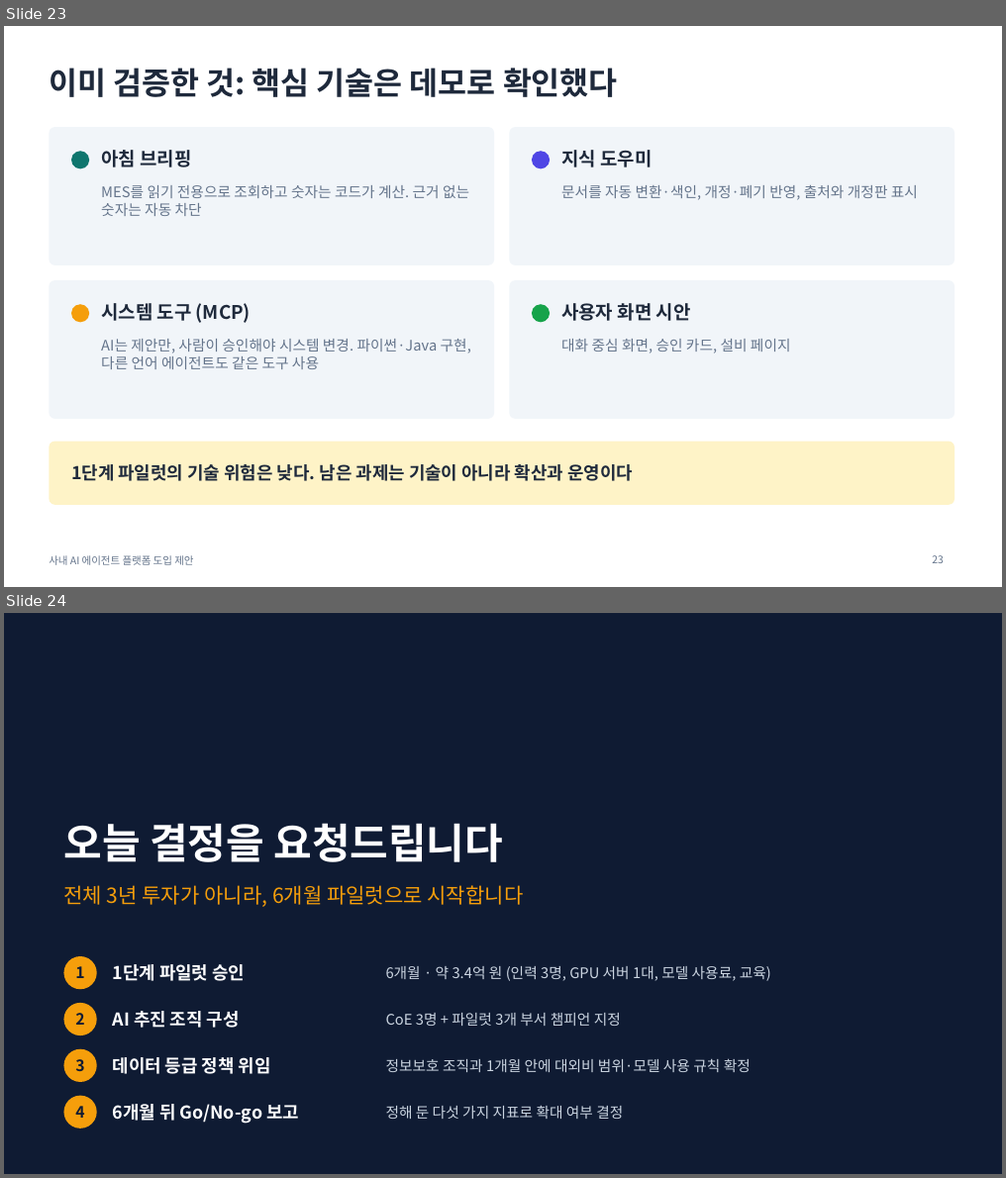
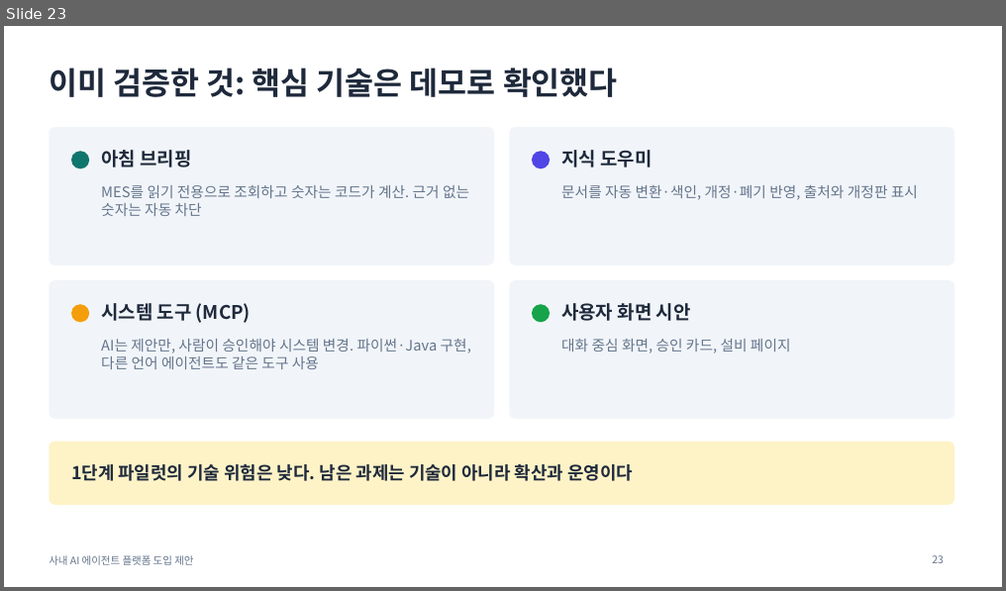
Before and after one commit to lucky-sugar-park/tech-review, a slide deck: proposal/ai-agent-platform-proposal-v2.pptx. Shown one above the other, each under a label of ours: slides 23 and 24 before the commit, slide 23 after it. The pictures are 1006x1178 and 1006x591 pixels, drawn with LibreOffice and Linux fonts; fonts in the diff are those of the drawing. Boxes give left, top, right and bottom in pixels: in the first picture for what was removed or moved away, otherwise in the second. Text is boxed around its words. In the diff, an @@ line names an element or a change of style, - is before the commit and + after.

```diff
--- a/proposal/ai-agent-platform-proposal-v2.pptx
+++ b/proposal/ai-agent-platform-proposal-v2.pptx
@@ slide 24 removed at (4, 613, 1002, 1174), background #0F1B33 @@
@@ title removed at (63, 823, 503, 862) @@
-오늘 결정을 요청드립니다
@@ text removed at (63, 885, 524, 907) @@
-전체 3년 투자가 아니라, 6개월 파일럿으로 시작합니다
@@ ellipse removed at (63, 957, 97, 989) @@
@@ text removed at (75, 966, 84, 978) @@
-1
@@ text removed at (113, 964, 246, 981) @@
-1단계 파일럿 승인
@@ text removed at (386, 966, 771, 981) @@
-6개월 · 약 3.4억 원 (인력 3명, GPU 서버 1대, 모델 사용료, 교육)
@@ ellipse removed at (63, 1003, 97, 1036) @@
@@ text removed at (75, 1013, 84, 1025) @@
-2
@@ text removed at (113, 1011, 240, 1028) @@
-AI 추진 조직 구성
@@ text removed at (386, 1013, 621, 1026) @@
-CoE 3명 + 파일럿 3개 부서 챔피언 지정
@@ ellipse removed at (63, 1050, 97, 1082) @@
@@ text removed at (113, 1058, 271, 1074) @@
-데이터 등급 정책 위임
@@ text removed at (75, 1059, 84, 1071) @@
-3
@@ text removed at (386, 1059, 750, 1072) @@
-정보보호 조직과 1개월 안에 대외비 범위·모델 사용 규칙 확정
@@ ellipse removed at (63, 1096, 97, 1129) @@
@@ text removed at (75, 1106, 84, 1118) @@
-4
@@ text removed at (113, 1104, 299, 1124) @@
-6개월 뒤 Go/No-go 보고
@@ text removed at (386, 1105, 623, 1119) @@
-정해 둔 다섯 가지 지표로 확대 여부 결정
```
Also in this commit, not shown: 8 slides changed, 3 slides added, 1 other slide removed, 4 other files.
